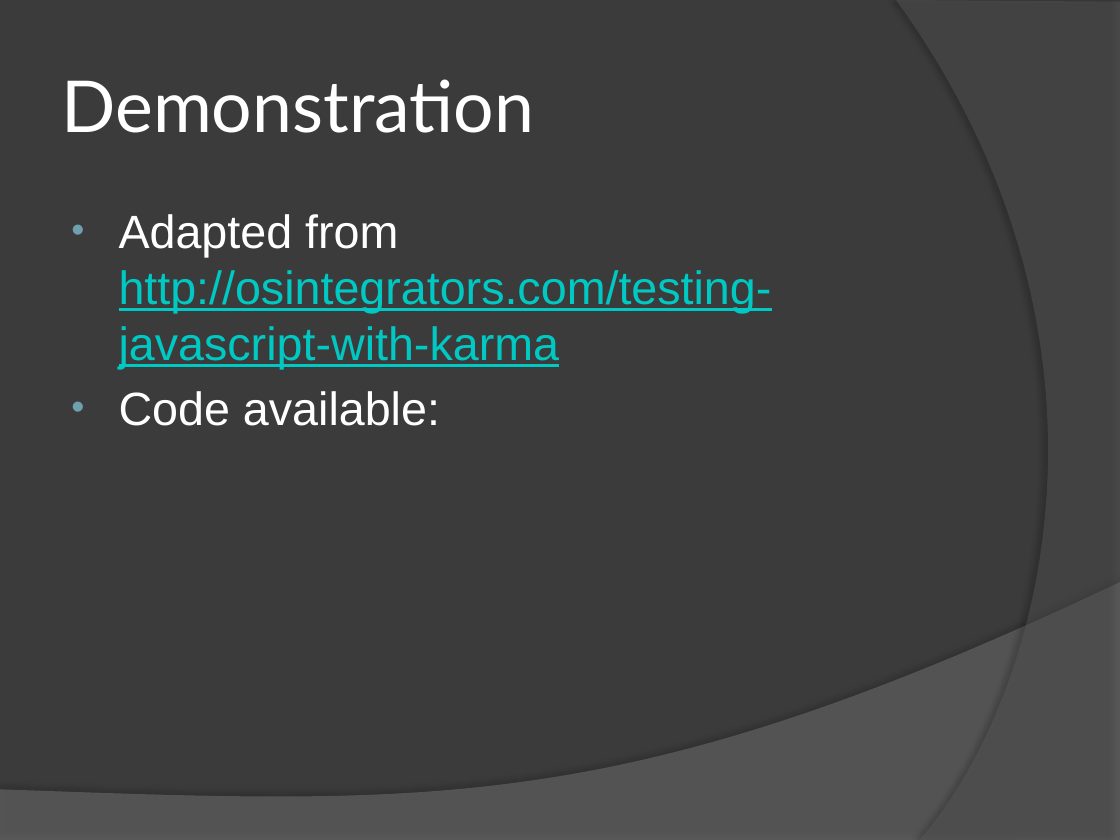
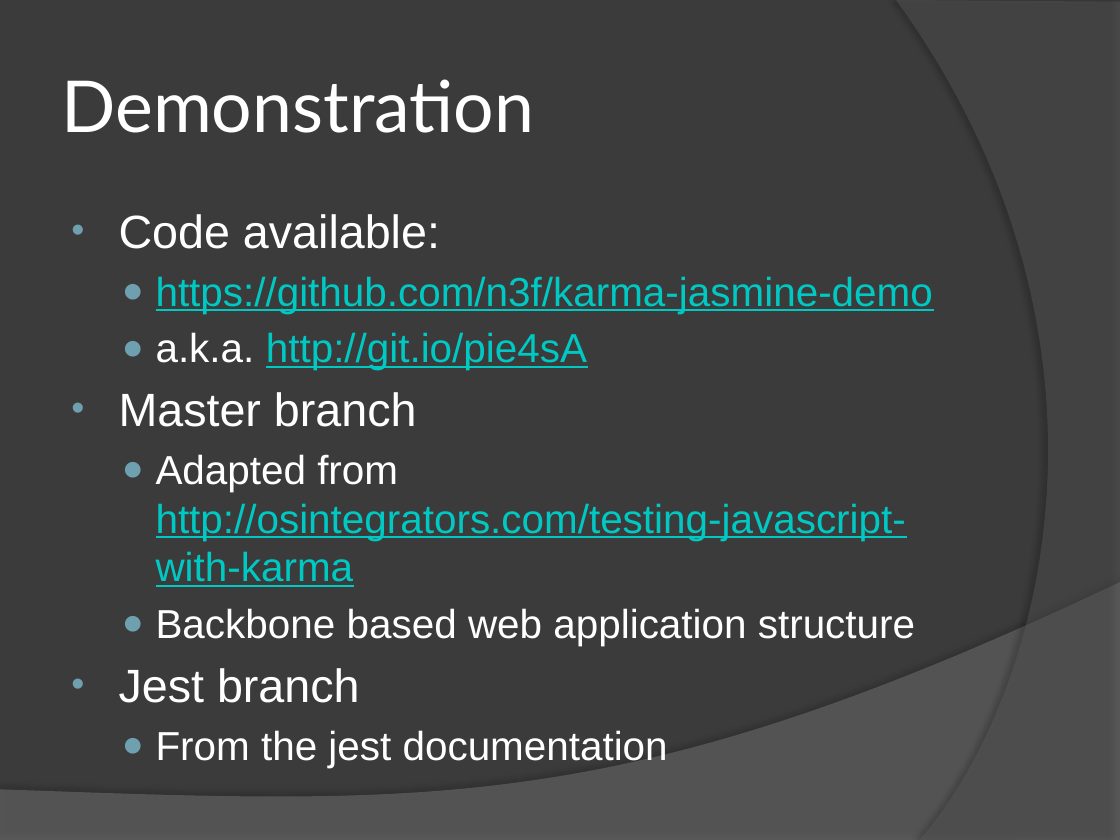
Before and after one commit to n3f/karma-jasmine-demo, a slide deck: slide 15 of Unit Testing Javascript.pptx (slide 14 before the commit). Drawn at 1120x840 pixels with LibreOffice and Linux fonts; fonts in the diff are those of the drawing. Boxes give left, top, right and bottom in pixels: in the first picture for what was removed or moved away, otherwise in the second. Text is boxed around its words. In the diff, an @@ line names an element or a change of style, - is before the commit and + after.

```diff
--- a/Unit Testing Javascript.pptx
+++ b/Unit Testing Javascript.pptx
@@ text at (119, 214, 933, 427): paragraphs added @@
+• Code available:
+  ● https://github.com/n3f/karma-jasmine-demo
+  ● a.k.a. http://git.io/pie4sA
+• Master branch
@@ text at (156, 454, 906, 587): size 30 to 26 pt in "Adapted from http://osintegrators.com/testing-javascript-wit ..."; bullet • to ●; list level 1 to 2 in "Adapted from http://osintegrators.com/testing-javascript-wit ..." @@
@@ text at (119, 608, 915, 767): text changed; size 30 to 26 pt @@
-• Code available:
+  ● Backbone based web application structure
+• Jest branch
+  ● From the jest documentation
```
Also in this commit, not shown: 4 other slides changed, 1 slide added.
